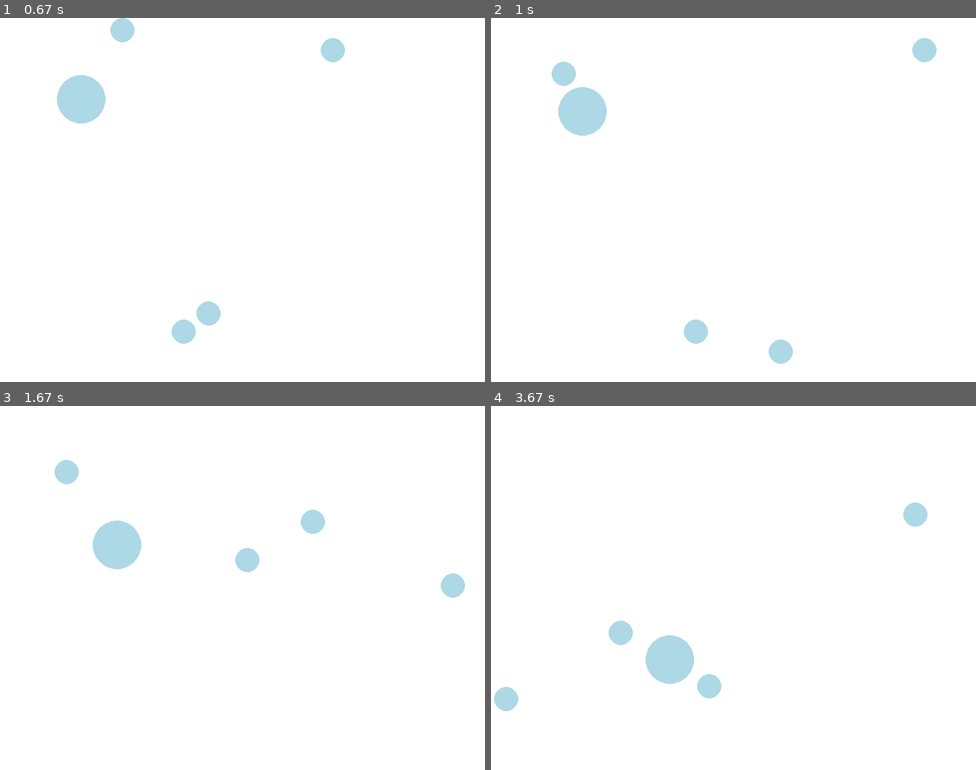
Above: before the commit, frames 1-4 (two rows, left to right).
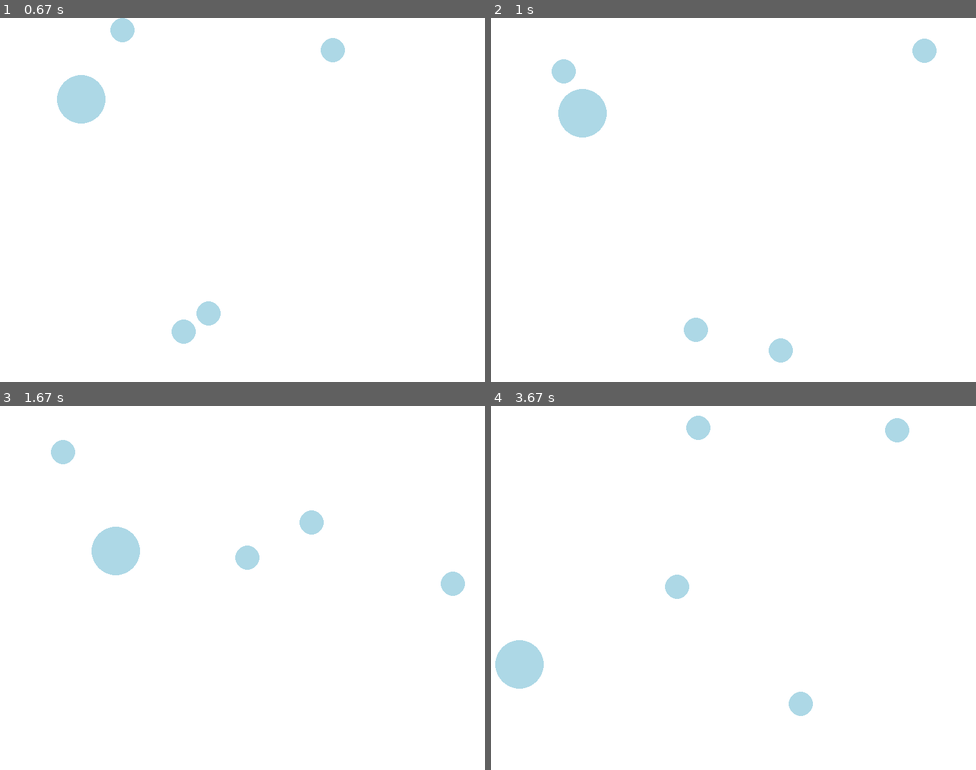
Above: after the commit, the same moments.

Repository: kitlevy/kant-simulation-project
Game: pygame game, started from interacting_balls.py
The game is run twice, just before and just after one commit, with the same random seed, the same clock (stepped at 60 frames per second) and the same inputs.
Inputs:
- Up to frame 1 (0.67 s): no input
- Up to frame 2 (1 s): no input
- Up to frame 3 (1.67 s): no input
- Up to frame 4 (3.67 s): no input

Frame 1 is identical in both runs. In frame 2, 0.3% of the frame differs, in the area x 12-92%, y 5-95%; in frame 3, 1.0%; in frame 4, 4.1%, in the area x 0-90%, y 2-86%.

Commit message:
fixed wall collisions

Diff:
--- a/interacting_balls.py
+++ b/interacting_balls.py
@@ -19,9 +19,17 @@
 
     def checkcollisions(self,balls):
         #wall collisions
-        if self.x-self.rad<=0 or self.x+self.rad>=width:
+        if self.x-self.rad<=0:
+            self.x=self.rad
             self.dx=-self.dx
-        if self.y-self.rad<=0 or self.y+self.rad>=height:
+        if self.x+self.rad>=width:
+            self.x=width-self.rad
+            self.dx=-self.dx
+        if self.y-self.rad<=0:
+            self.y=self.rad
+            self.dy=-self.dy
+        if self.y+self.rad>=height:
+            self.y=height-self.rad
             self.dy=-self.dy
 
         #ball-to-ball collisions
Not shown, added: .interacting_balls.py.swp
